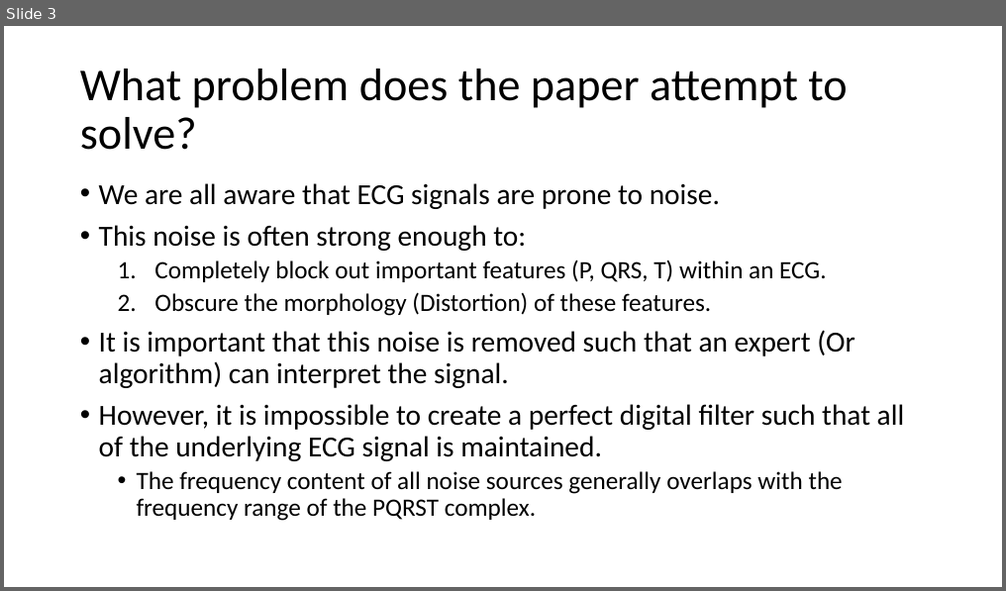
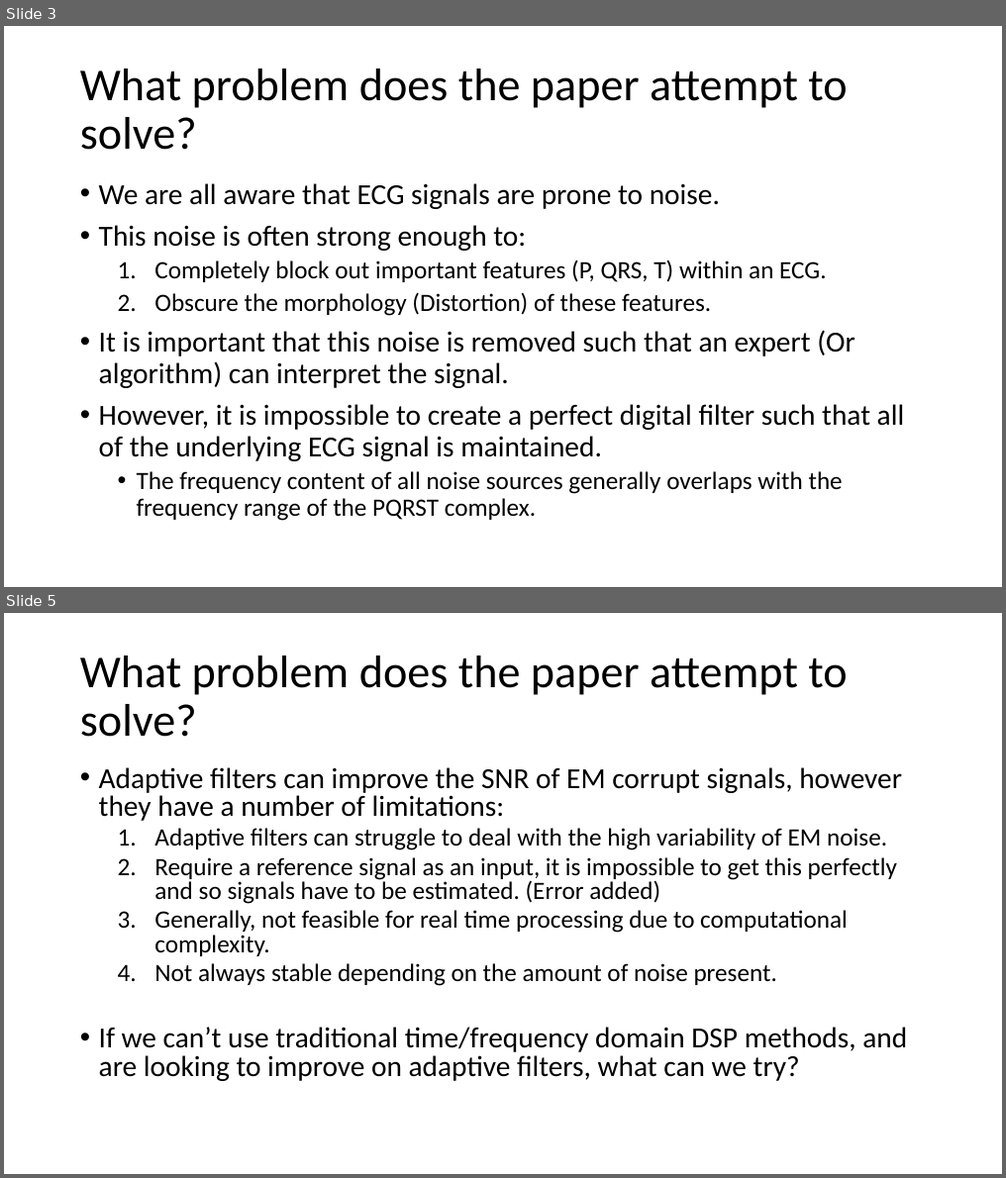
Before and after one commit to ben120-web/MSc-Project, a slide deck: Electrode Motion Denoising/reports/DeepLearningElectrodeMotionRemoval.pptx. Shown one above the other, each under a label of ours: slide 3 before the commit, slides 3 and 5 after it; the slides between them are not shown. The pictures are 1006x591 and 1006x1178 pixels, drawn with LibreOffice and Linux fonts; fonts in the diff are those of the drawing. Boxes give left, top, right and bottom in pixels: in the first picture for what was removed or moved away, otherwise in the second. Text is boxed around its words. In the diff, an @@ line names an element or a change of style, - is before the commit and + after.

```diff
--- a/Electrode Motion Denoising/reports/DeepLearningElectrodeMotionRemoval.pptx
+++ b/Electrode Motion Denoising/reports/DeepLearningElectrodeMotionRemoval.pptx
@@ slide 5 added at [4,613,1002,1174], background #FFFFFF @@
@@ title added at [80,656,846,737], 44 pt, text #000000 @@
+What problem does the paper attempt to solve?
@@ text added at [99,767,907,1081], 24 pt, text #000000 @@
+• Adaptive filters can improve the SNR of EM corrupt signals, however they have a number of limitations:
+  1. Adaptive filters can struggle to deal with the high variability of EM noise.
+  2. Require a reference signal as an input, it is impossible to get this perfectly and so signals have to be estimated. (Error added)
+  3. Generally, not feasible for real time processing due to computational complexity.
+  4. Not always stable depending on the amount of noise present.
+• If we can’t use traditional time/frequency domain DSP methods, and are looking to improve on adaptive filters, what can we try?
```
Also in this commit, not shown: 1 slide changed, 4 other slides added.
